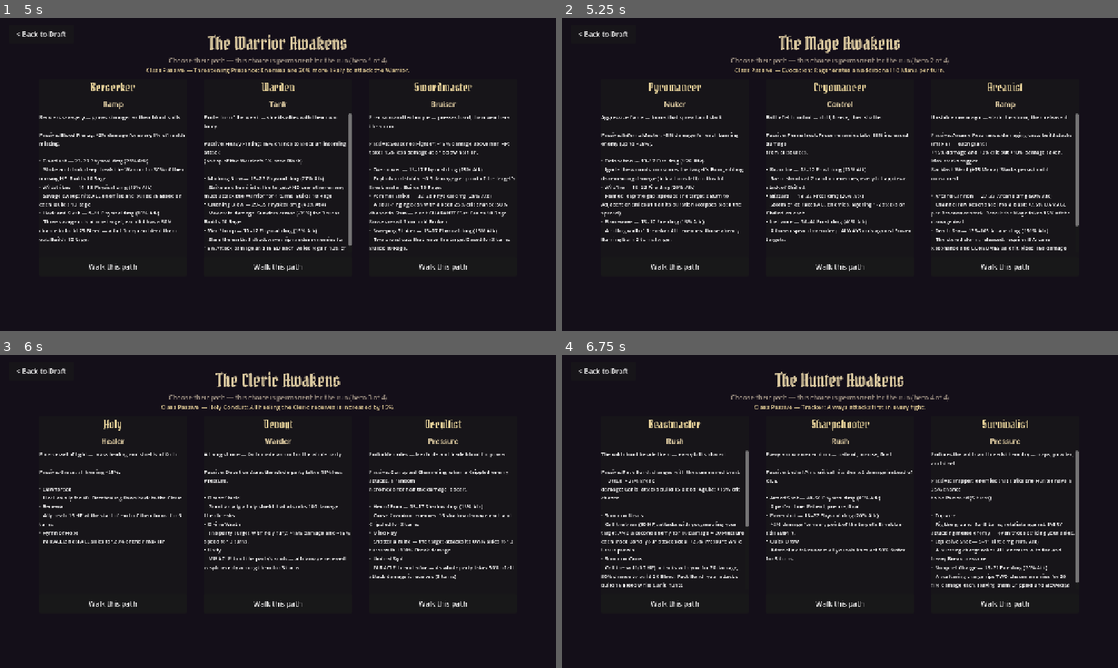
Above: before the commit, frames 1-4 (two rows, left to right).
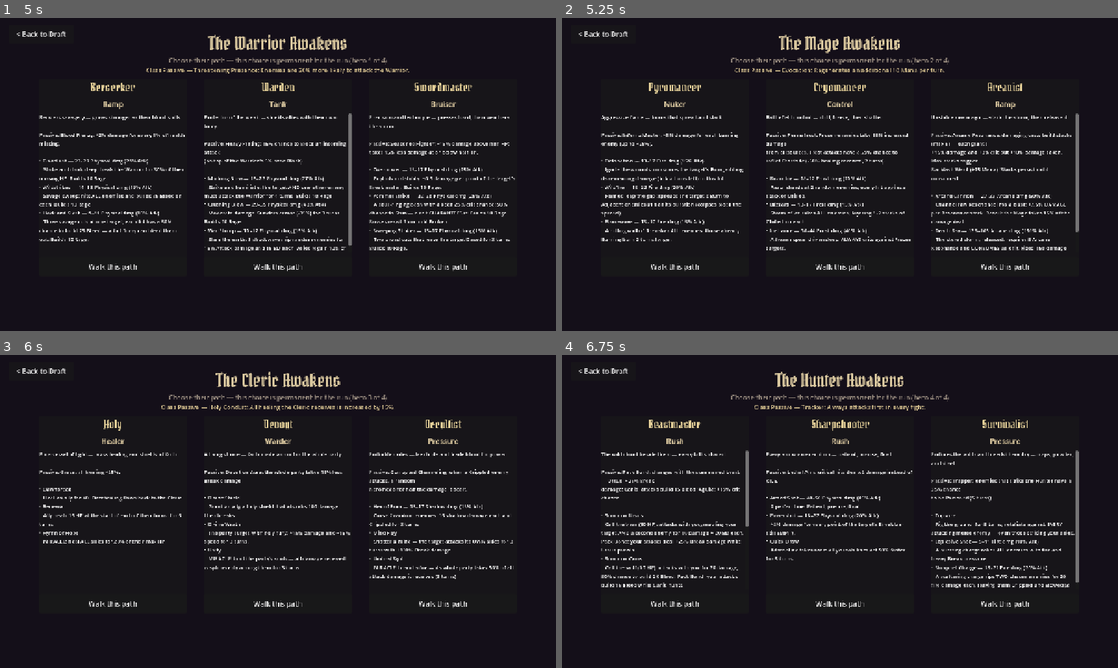
Above: after the commit, the same moments.

Repository: thebaldman65-spec/DoD
Game: Godot game, scene res://scenes/main_menu.tscn
The game is run twice, just before and just after one commit, with the same random seed, the same clock (stepped at 60 frames per second) and the same inputs.
Inputs (mouse positions are in pixels of both pictures, inside the frame that each line leads up to):
- Up to frame 1 (5 s): click "New Game" at 0.5 s; click (127, 118) at 1.27 s; click (227, 118) at 2.02 s; click (328, 118) at 2.77 s; click (428, 118) at 3.52 s; click "Begin the Run" at 4.25 s
- Up to frame 2 (5.25 s): click "Walk this path" at 5 s
- Up to frame 3 (6 s): click "Walk this path" at 5.75 s
- Up to frame 4 (6.75 s): click "Walk this path" at 6.5 s

Frame 1 is identical in both runs. In frame 2, 1.5% of the frame differs, in the area x 36-93%, y 42-75%; in frame 3, less than 0.1%; in frame 4, 0.3%.

Commit message:
Batch 19: Frostbite status (Rime + Permafrost proc), Blizzard 15%, master doc current-truth sweep
- New Frostbite debuff: -50% healing received 2t; heal_amount returns the
  final healed amount so enemy heal logs/floats show the halved number
- Rime applies Frostbite on cast; Permafrost adds 25% frost-hit proc
- Blizzard 20% -> 15% of Attack
- Cryomancer talent 'Frostbite' renamed 'Brittle Ice' (same id, saves keep ranks)
- master.html: swept ALL change-history language (current state only, per
  user rule); fixed stale zone-mult scaling, vaulted Frost Bolt modifier,
  armor-pen examples, Eidolon Mirror mention
- Terminology: 6 player-facing 'Pressure' strings -> Break damage/BD;
  Arcane Barrage tooltip no longer cites vaulted Echo

Co-Authored-By: Claude Fable 5 <noreply@anthropic.com>

Diff:
--- a/scripts/battle.gd
+++ b/scripts/battle.gd
@@ -24,7 +24,7 @@
 	"burn": ["Burn", "F", Color(1.0, 0.55, 0.2), "Burning: takes damage at the start of each\nturn (6% of the applier's Attack).\nReapplying Burn extends the duration."],
 	"bleed": ["Bleed", "Bl", Color(0.85, 0.25, 0.25), "Bleed builds with wounding attacks;\nat 100 the target bleeds out for 20% max HP.\nBleed damage ignores armor."],
 	"sunder": ["Sunder", "D", Color(0.7, 0.7, 0.7), "-35% armor."],
-	"ward": ["Ward", "W", Color(1.0, 0.85, 0.4), "Takes 50% less Pressure."],
+	"ward": ["Ward", "W", Color(1.0, 0.85, 0.4), "Takes 50% less Break damage."],
 	"fortify": ["Fortify", "+D", Color(0.55, 0.8, 0.9), "+10% armor."],
 	"barrier": ["Barrier", "Ba", Color(0.40, 0.85, 0.95), "Absorbs incoming damage."],
 	"focus": ["Focus", "Fo", Color(0.35, 0.60, 1.0), "Restores 10 Mana each turn."],
@@ -38,7 +38,7 @@
 	"rampage": ["Rampage", "Rp", Color(0.9, 0.3, 0.3), "+1% damage per 10 Bleed buildup\non the enemy party (at cast time)."],
 	"unity": ["Unity", "Un", Color(0.95, 0.85, 0.4), "Souls bound: all damage received is\nsplit evenly among the party."],
 	"mindflay": ["Mind Flay", "MF", Color(0.75, 0.35, 0.85), "Maddened: attacks its own allies\nwith bonus Break damage."],
-	"devotion": ["Devotion Aura", "DA", Color(0.95, 0.8, 0.45), "The Devout's presence: takes 15%\nless Pressure."],
+	"devotion": ["Devotion Aura", "DA", Color(0.95, 0.8, 0.45), "The Devout's presence: takes 15%\nless Break damage."],
 	"tripwire": ["Tripwire", "TW", Color(0.8, 0.65, 0.35), "Retaliates against every attacking\nmelee enemy for 75% of their damage."],
 	"stunned": ["Stunned", "St", Color(0.95, 0.9, 0.4), "Loses their next turn."],
 	"shieldwall": ["Shieldwall", "SW", Color(0.6, 0.7, 0.9), "Takes 25% less damage."],
@@ -60,6 +60,7 @@
 	"flame_shield": ["Flame Shield", "FS", Color(1.0, 0.55, 0.25), "Takes 50% less damage; attackers\nare set Burning (3 turns)."],
 	"seeding": ["Seeding Embers", "SE", Color(1.0, 0.65, 0.3), "Empowered by a burning death:\nbonus damage on the next turn."],
 	"rime": ["Rime", "Ri", Color(0.75, 0.9, 1.0), "Rimed: every stack of Chilled this\nenemy gains also chills one other\nrandom enemy."],
+	"frostbite": ["Frostbite", "Fb", Color(0.45, 0.70, 0.95), "Frostbitten: healing received\nreduced by 50%."],
 }
 
 # Buff/Debuff keyword registry (DEBUFF_IDS) lives in unit.gd so chips can
@@ -1961,7 +1962,7 @@
 
 
 # Highest rank of a talent stat among LIVING heroes (party-wide talents
-# like Hypothermia, Frostbite, Hungering Cold, Frigid Grip).
+# like Hypothermia, Brittle Ice, Hungering Cold, Frigid Grip).
 func _max_hero_rank(field: String) -> int:
 	var best := 0
 	for h in heroes:
@@ -2279,7 +2280,7 @@
 			# Super Nova: Detonation crits harder into the ash.
 			if attacker.supernova_ranks > 0 and ab.display_name == "Detonation":
 				crit_chance += 0.03 * attacker.supernova_ranks
-			# Frostbite (talent): Frozen targets are easier to strike true.
+			# Brittle Ice (talent): Frozen targets are easier to strike true.
 			if strike_target.has_status("frozen"):
 				crit_chance += 0.02 * _max_hero_rank("frostbite_ranks")
 			if is_perfect and ab.display_name == "Aimed Shot":
@@ -2639,6 +2640,10 @@
 						and not attacker.companion.dead \
 						and attacker.companion.companion_kind == "canis":
 					_add_bleed_with_burst(strike_target, 15)
+				# Permafrost: the deep cold takes root — frost hits can Frostbite.
+				if attacker.passive_id == "permafrost" and ab.dmg_type == "frost" \
+						and randf() < 0.25:
+					_apply_status(strike_target, "frostbite", 2)
 			# Trapper: striking the Survivalist risks a poisoned barb.
 			if strike_target.passive_id == "trapper" and not attacker.is_hero \
 					and not attacker.dead and randf() < 0.25:
@@ -3264,11 +3269,13 @@
 		"wild_growth":
 			var growth := maxi(int(round(target.max_hp * 0.20)), 1)
 			_sfx("heal", -6.0, 0.8)
-			target.heal_amount(growth, target != attacker)
-			target.float_text("+%d" % growth, Color(0.4, 0.9, 0.45))
+			var growth_got := target.heal_amount(growth, target != attacker)
+			target.float_text("+%d" % growth_got, Color(0.4, 0.9, 0.45))
 			_message("%s mends %s" % [attacker.unit_name, target.unit_name])
-			_log("%s: Wild Growth heals %s for %d (20%% max HP)" % [attacker.unit_name,
-				target.unit_name, growth], "#70d878")
+			_log("%s: Wild Growth heals %s for %d (20%% max HP%s)" % [attacker.unit_name,
+				target.unit_name, growth_got,
+				", halved by Frostbite" if target.has_status("frostbite") else ""],
+				"#70d878")
 		"flame_shield":
 			_sfx("parry", -7.0, 1.1)
 			_apply_status(attacker, "flame_shield", 2)
@@ -3295,17 +3302,20 @@
 		"rime":
 			_sfx("break", -9.0, 1.4)
 			_apply_status(target, "rime", 4 if is_perfect else 3)
+			_apply_status(target, "frostbite", 2)
 			_message("%s rimes %s!" % [attacker.unit_name, target.unit_name])
 			_log("%s: Rime on %s — its chills will spread (%d turns)" % [
 				attacker.unit_name, target.unit_name, 4 if is_perfect else 3], "#7cc8f0")
 		"healing_wave":
 			var wave_heal := maxi(int(round(target.max_hp * 0.25)), 1)
 			_sfx("heal", -6.0, 0.75)
-			target.heal_amount(wave_heal, target != attacker)
-			target.float_text("+%d" % wave_heal, Color(0.4, 0.9, 0.45))
+			var wave_got := target.heal_amount(wave_heal, target != attacker)
+			target.float_text("+%d" % wave_got, Color(0.4, 0.9, 0.45))
 			_message("%s mends %s" % [attacker.unit_name, target.unit_name])
-			_log("%s: Healing Wave — %s recovers %d (25%% max HP)" % [attacker.unit_name,
-				target.unit_name, wave_heal], "#70d878")
+			_log("%s: Healing Wave — %s recovers %d (25%% max HP%s)" % [attacker.unit_name,
+				target.unit_name, wave_got,
+				", halved by Frostbite" if target.has_status("frostbite") else ""],
+				"#70d878")
 		"renewal":
 			_sfx("heal", -9.0, 1.1)
 			_apply_status(target, "renewal", 5)
--- a/scripts/classes.gd
+++ b/scripts/classes.gd
@@ -140,7 +140,7 @@
 			"description": "Basic radiant strike. Builds Faith."}),
 		Ability.make({"display_name": "Mend Wounds", "cooldown": 1, "cost": 25, "heal": 45,
 			"target": Ability.Target.ALLY, "delay": 3.0, "anim": "attack02",
-			"perfect_id": "ward", "perfect_text": "Grants Ward (-50% Pressure taken, 2 turns)",
+			"perfect_id": "ward", "perfect_text": "Grants Ward (-50% Break damage taken, 2 turns)",
 			"description": "Restore HP to one ally. Builds Faith."}),
 		Ability.make({"display_name": "Resurrection", "cooldown": 5, "cost": 0, "faith_cost": 40,
 			"special": "resurrection", "target": Ability.Target.ALLY,
@@ -259,7 +259,7 @@
 		"passive_desc": "Inferno Master: +5% damage for each burning enemy (up to +25%).",
 		"blurb": "Aggressive flame — burns that spread and stack."},
 	"cryomancer": {"name": "Cryomancer", "constitution": 85, "archetype": "Control", "passive": "permafrost",
-		"passive_desc": "Permafrost: Frozen enemies take 15% increased damage\nfrom all sources.",
+		"passive_desc": "Permafrost: Frozen enemies take 15% increased damage\nfrom all sources. Frost attacks have a 25% chance to\ninflict Frostbite (-50% healing received, 2 turns).",
 		"blurb": "Battlefield control — chill, freeze, then shatter."},
 	"arcanist": {"name": "Arcanist", "constitution": 90, "archetype": "Ramp", "passive": "resonance",
 		"passive_desc": "Arcane Resonance: damaging casts build stacks (max 5) — each grants\n+15% damage and +3% crit but +10% damage taken. Max stacks trigger\nBacklash Ward (+15 Mana). Stacks persist until consumed.",
@@ -268,7 +268,7 @@
 		"passive_desc": "Grace: all healing +25%.",
 		"blurb": "Pure vessel of light — mass healing and shields of faith."},
 	"inquisitor": {"name": "Devout", "constitution": 110, "archetype": "Warder", "passive": "devotion",
-		"passive_desc": "Devotion Aura: the whole party takes 15% less Pressure.",
+		"passive_desc": "Devotion Aura: the whole party takes 15% less Break damage.",
 		"blurb": "A living shrine — faith made armor for the whole party."},
 	"occultist": {"name": "Occultist", "constitution": 95, "archetype": "Pressure", "passive": "corrupt",
 		"passive_desc": "Corrupted Channeling: when a Crippled enemy attacks, a random\nhero heals for half the damage it dealt.",
@@ -297,7 +297,7 @@
 				Ability.make({"display_name": "Wildstrikes", "cost": 35, "damage": 16,
 					"pressure": 14, "delay": 4.5, "anim": "attack03", "aoe": true,
 					"bleed_build": 35, "resource_gain": 10, "cooldown": 3,
-					"perfect_id": "", "perfect_text": "+50% Pressure on every target",
+					"perfect_id": "", "perfect_text": "+50% BD on every target",
 					"description": "Savage sweep: hits ALL enemies and\nbuilds 35 Bleed on each. Builds 10 Rage."}),
 				Ability.make({"display_name": "Hack and Slash", "cost": 20, "damage": 10,
 					"pressure": 10, "delay": 3.0, "anim": "attack01", "multi_hits": 3,
@@ -379,7 +379,7 @@
 					"perfect_id": "", "perfect_text": "Deals 25% of Attack instead",
 					"description": "Razor shards at 2 random enemies;\nevery hit applies a stack of Chilled."}),
 				Ability.make({"display_name": "Blizzard", "cooldown": 4, "dmg_type": "frost", "cost": 35,
-					"damage": 20, "pressure": 10, "delay": 4.0, "anim": "attack03", "aoe": true,
+					"damage": 15, "pressure": 10, "delay": 4.0, "anim": "attack03", "aoe": true,
 					"perfect_id": "mana5", "perfect_text": "Refunds 5 Mana",
 					"description": "Storm of ice rakes ALL enemies,\nlayering 1-2 stacks of Chilled\non each."}),
 				Ability.make({"display_name": "Ice Lance", "cooldown": 2, "dmg_type": "frost", "cost": 25,
@@ -401,7 +401,7 @@
 				Ability.make({"display_name": "Arcane Barrage", "cooldown": 2, "dmg_type": "arcane", "cost": 25, "damage": 5,
 					"pressure": 4, "delay": 3.5, "anim": "attack03", "random_hits": 6,
 					"perfect_id": "", "perfect_text": "Fires a 7th bolt",
-					"description": "Six bolts rake random enemies (30 total\ndamage); every bolt can trigger Echo."}),
+					"description": "Six bolts rake random enemies\n(30 total damage)."}),
 			]
 		"holy":
 			return [
@@ -455,7 +455,7 @@
 				Ability.make({"display_name": "Summon Ursus", "cooldown": 3, "cost": 30, "special": "summon",
 					"delay": 3.0, "anim": "attack01", "no_skill_check": true,
 					"perfect_id": "", "perfect_text": "",
-					"description": "Call the bear (80 HP): attacks with you,\nmauling your target AND a second enemy\nfor 10 damage + 20 Pressure each.\nPack Bond: your attacks deal +25%\nPressure while Ursus prowls."}),
+					"description": "Call the bear (80 HP): attacks with you,\nmauling your target AND a second enemy\nfor 10 damage + 20 BD each.\nPack Bond: your attacks deal +25%\nBreak damage while Ursus prowls."}),
 				Ability.make({"display_name": "Summon Canis", "cooldown": 3, "cost": 30, "special": "summon",
 					"delay": 3.0, "anim": "attack01", "no_skill_check": true,
 					"perfect_id": "", "perfect_text": "",
--- a/scripts/talents.gd
+++ b/scripts/talents.gd
@@ -161,7 +161,9 @@
 			"desc": "Chilled enemies deal {v}% less damage per stack of Chilled.",
 			"scale": {"step": 1},
 			"payload": {"stat": {"hungering_ranks": 1}}},
-		{"id": "cr_frostbite", "name": "Frostbite", "ranks": 3, "row": 0, "col": 2,
+		# Renamed from "Frostbite" 07-20 — that name now belongs to the healing-
+		# cut status (Rime / Permafrost). Same id, so saved ranks carry over.
+		{"id": "cr_frostbite", "name": "Brittle Ice", "ranks": 3, "row": 0, "col": 2,
 			"gate": "row", "requires": "", "requires_ranks": 0,
 			"desc": "Frozen enemies are {v}% more likely to be struck by a critical hit.",
 			"scale": {"step": 2},
@@ -184,11 +186,11 @@
 			"payload": {"stat": {"frigid_ranks": 1}}},
 		{"id": "cr_rime", "name": "Rime", "ranks": 1, "row": 1, "col": 2,
 			"gate": "row", "requires": "", "requires_ranks": 0,
-			"desc": "New ability: Rime — for 3 turns, every stack of Chilled the target gains also chills one other random enemy (25 Mana, 3.0 int, 3cd).",
+			"desc": "New ability: Rime — inflicts Frostbite (-50% healing received, 2 turns); for 3 turns, every stack of Chilled the target gains also chills one other random enemy (25 Mana, 3.0 int, 3cd).",
 			"payload": {"new_ability": {"display_name": "Rime", "cost": 25,
 				"special": "rime", "delay": 3.0, "anim": "attack02", "cooldown": 3,
 				"perfect_id": "", "perfect_text": "Lasts 4 turns",
-				"description": "Hoarfrost takes root: for 3 turns,\nevery stack of Chilled this enemy\ngains also chills one other random\nenemy."}}},
+				"description": "Hoarfrost takes root: Frostbites the\ntarget (-50% healing received, 2 turns);\nfor 3 turns, every stack of Chilled\nthis enemy gains also chills one\nother random enemy."}}},
 		{"id": "cr_icy_veins", "name": "Icy Veins", "ranks": 3, "row": 1, "col": 3,
 			"gate": "row", "requires": "", "requires_ranks": 0,
 			"desc": "Killing an enemy with Ice Lance empowers your next Ice Lance by {v}%.",
--- a/scripts/unit.gd
+++ b/scripts/unit.gd
@@ -16,9 +16,9 @@
 # Buff/Debuff keywords: a DEBUFF is any negative status, a BUFF any positive
 # one. This registry backs talents that count debuffs (Dominant Presence,
 # Iron Will — its chip updates live in _refresh_chips) and future dispels.
-const DEBUFF_IDS := ["slow", "chilled", "frozen", "burn", "poison", "bleed",
-	"sunder", "mocked", "stunned", "exposed", "cripple", "dazed", "mindflay",
-	"umbral_sigil", "elem_weak", "melted", "broken"]
+const DEBUFF_IDS := ["slow", "chilled", "frozen", "frostbite", "burn", "poison",
+	"bleed", "sunder", "mocked", "stunned", "exposed", "cripple", "dazed",
+	"mindflay", "umbral_sigil", "elem_weak", "melted", "broken"]
 
 var frame_size := 100      # square frame edge of this unit's sprite strips
 var portrait_path := ""    # dedicated portrait art (falls back to a sheet crop)
@@ -984,18 +984,22 @@
 	refresh_bars()
 
 
-# Heals respect Holy Conduit (healing_received_mult) and the Rally blessing
-# (+15% while Rallied). `external` marks heals from another unit or an item —
-# the Warden's Endurance talent resets on them.
-func heal_amount(amount: int, external := false) -> void:
+# Heals respect Holy Conduit (healing_received_mult), the Rally blessing
+# (+15% while Rallied), and Frostbite (-50%). `external` marks heals from
+# another unit or an item — the Warden's Endurance talent resets on them.
+# Returns the healing that actually landed (after multipliers).
+func heal_amount(amount: int, external := false) -> int:
 	var mult := healing_received_mult
 	if has_status("rally_heal"):
 		mult *= 1.15
+	if has_status("frostbite"):
+		mult *= 0.5
 	var final := int(round(amount * mult))
 	hp = mini(hp + final, max_hp)
 	if external and final > 0:
 		healed_externally = true
 	refresh_bars()
+	return final
 
 
 var _float_stack := 0  # staggers rapid floating texts so they don't overlap
Not shown, changed: .DS_Store
Not shown, changed: CLAUDE.md
Not shown, added: assets/.DS_Store
Not shown, changed: docs/changelog.html
Not shown, changed: docs/master.html
